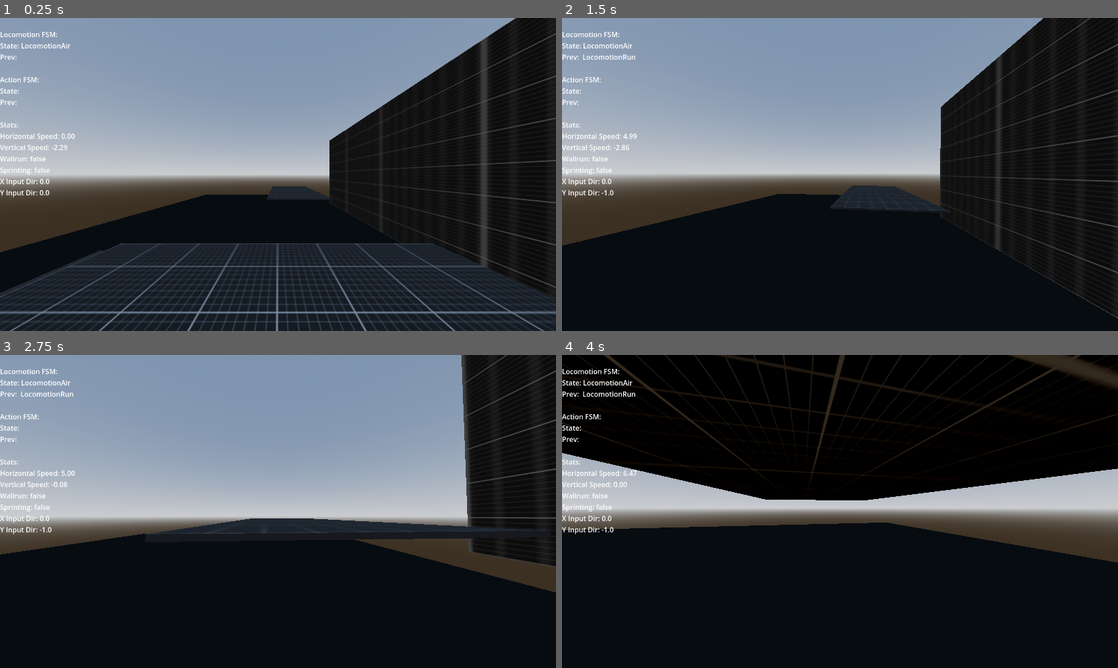
Above: before the commit, frames 1-4 (two rows, left to right).
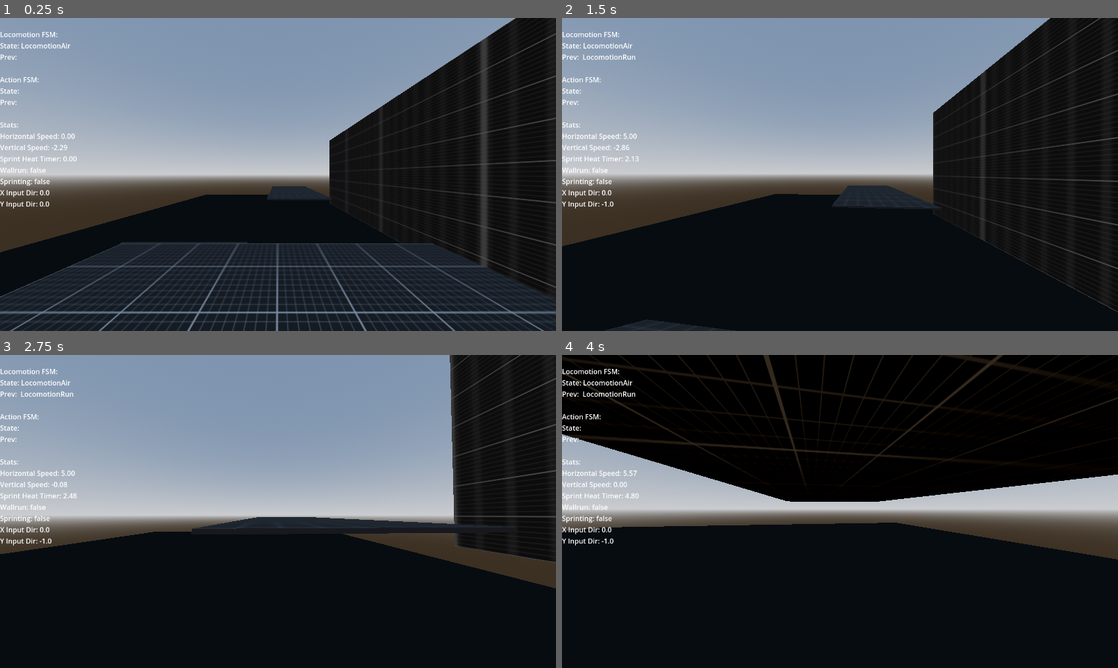
Above: after the commit, the same moments.

Repository: mdnrealdeal/parkour-game
Game: Godot game, scene res://scenes/levels/test_scene.tscn
Two runs of this game, one before a commit and one after it. Both use one fixed random seed, a clock stepped at 60 frames per second and the inputs below.
Inputs (mouse positions are in pixels of both pictures, inside the frame that each line leads up to):
- Up to frame 1 (0.25 s): no input
- Up to frame 2 (1.5 s): tap Enter at 0.5 s; move the mouse to (867, 174) at 0.52 s; hold W (move_forward) from 0.53 s (still down); tap Shift (dash) at 0.6 s; tap Space (jump) at 0.77, 0.8, 1.07, 1.35 s; move the mouse to (812, 174) at 1.27 s
- Up to frame 3 (2.75 s): keep holding W (move_forward); tap Space (jump) at 1.52, 1.82, 2.3 s; tap Shift (dash) at 1.55 s; move the mouse to (289, 505) at 2.02 s; hold X (crouch) from 2.03 s (still down)
- Up to frame 4 (4 s): keep holding W (move_forward); move the mouse to (834, 517) at 2.77 s; release X (crouch) at 2.78 s; tap Shift (dash) at 2.85, 3.6 s; tap Space (jump) at 3.02, 3.32, 3.77, 3.8 s; move the mouse to (878, 514) at 3.52 s

The runs differ from the first frame. In frame 1, 0.7% of the frame differs, in the area x 0-45%, y 44-89%; in frame 2, 2.9%; in frame 3, 4.1%; in frame 4, 7.1%, in the area x 0-100%, y 0-67%.

Commit message:
misc changes

Diff:
--- a/entities/player/player.tscn
+++ b/entities/player/player.tscn
@@ -15,7 +15,7 @@
 
 [node name="Player" type="CharacterBody3D"]
 script = ExtResource("1_ucweq")
-mouse_sensitivity = 24
+mouse_sensitivity = 18
 move_stats = ExtResource("2_8fjmc")
 
 [node name="CollisionShape3D" type="CollisionShape3D" parent="."]
--- a/project.godot
+++ b/project.godot
@@ -22,16 +22,13 @@
 gdscript/warnings/unassigned_variable=2
 gdscript/warnings/untyped_declaration=2
 
-[debug_draw_3d]
-
-settings/addon_root_folder="res://addons/debug_draw_3d"
-
 [display]
 
 window/size/viewport_width=1280
 window/size/viewport_height=720
 window/size/resizable=false
-window/size/extend_to_title=true
+window/size/borderless=true
+window/size/always_on_top=true
 window/vsync/vsync_mode=2
 
 [input]
@@ -71,9 +68,19 @@
 "events": [Object(InputEventKey,"resource_local_to_scene":false,"resource_name":"","device":-1,"window_id":0,"alt_press …(192 unchanged characters)…
 ]
 }
-game_pause={
+game_quit={
 "deadzone": 0.2,
 "events": [Object(InputEventKey,"resource_local_to_scene":false,"resource_name":"","device":-1,"window_id":0,"alt_press …(195 unchanged characters)…
+]
+}
+toggle_pause={
+"deadzone": 0.2,
+"events": [Object(InputEventKey,"resource_local_to_scene":false,"resource_name":"","device":-1,"window_id":0,"alt_pressed":false,"shift_pressed":false,"ctrl_pressed":false,"meta_pressed":false,"pressed":false,"keycode":0,"physical_keycode":4194306,"key_label":0,"unicode":0,"location":0,"echo":false,"script":null)
+]
+}
+capture_focus={
+"deadzone": 0.2,
+"events": [Object(InputEventMouseButton,"resource_local_to_scene":false,"resource_name":"","device":-1,"window_id":0,"alt_pressed":false,"shift_pressed":false,"ctrl_pressed":false,"meta_pressed":false,"button_mask":1,"position":Vector2(142, 22),"global_position":Vector2(151, 70),"factor":1.0,"button_index":1,"canceled":false,"pressed":true,"double_click":false,"script":null)
 ]
 }
 
--- a/resources/player_movementstats.tres
+++ b/resources/player_movementstats.tres
@@ -5,18 +5,18 @@
 [resource]
 script = ExtResource("1_56aya")
 speed = 5.0
-friction = 8.0
+friction = 9.0
 sprint_speed = 6.25
 sprint_acceleration = 4.0
-time_before_sprinting = 3.0
 air_acceleration = 7.0
 max_air_jumps = 0
 jump_force = 4.0
-dash_speed = 11.0
-dash_duration = 0.01
-dash_cooldown = 1.0
-wallrun_jump_force_side = 4.0
-wallrun_jump_force_up = 4.0
+dash_speed = 8.0
+dash_duration = 0.05
+dash_cooldown = 0.5
+wallrun_jump_force_side = 4.5
+wallrun_jump_force_forward = 6.5
+wallrun_jump_force_up = 4.5
 wallrun_gravity_mult = 0.15
 wallrun_linger_duration = 0.01
 wallrun_cooldown = 1.0
--- a/scenes/levels/test_scene.tscn
+++ b/scenes/levels/test_scene.tscn
@@ -88,9 +88,9 @@
 material = SubResource("StandardMaterial3D_kljt5")
 
 [node name="CSGBox3D3" type="CSGBox3D" parent="Level"]
-transform = Transform3D(0.8660253, 0.49999988, 0, -0.49999988, 0.8660253, 0, 0, 0, 1, 7.2, -2.2, 2.5)
+transform = Transform3D(-3.7855166e-08, -2.1855687e-08, -0.99999994, -0.49999985, 0.86602527, 0, 0.8660253, 0.49999988, -4.371139e-08, 2.9999998, -2.15, 7.086602)
 use_collision = true
-size = Vector3(5, 0.1, 4)
+size = Vector3(4.8, 0.1, 4)
 material = SubResource("StandardMaterial3D_kljt5")
 
 [node name="CSGCylinder3D" type="CSGCylinder3D" parent="Level"]
--- a/scripts/_FSMs/locoLayer/locomotion_dash.gd
+++ b/scripts/_FSMs/locoLayer/locomotion_dash.gd
@@ -11,10 +11,13 @@
 	if actor_ref.input_dir.length() > 0:
 		_dash_direction = (actor_ref.transform.basis *
 		Vector3(actor_ref.input_dir.x, 0, actor_ref.input_dir.y)).normalized()
+		#clampf(actor_ref.input_dir.y, -0.7, 1)
 	else:
-		var cam_forward: Vector3 = -actor_ref.head.global_transform.basis.z
+		var cam_forward: Vector3 = actor_ref.head.global_transform.basis.z
 		cam_forward.y = 0
 		_dash_direction = cam_forward.normalized()
+
+	actor_ref.blackboard.run_time += 2.0
 
 	actor_ref.velocity = _dash_direction * actor_ref.move_stats.dash_speed
 	_duration = actor_ref.move_stats.dash_duration
@@ -30,4 +33,7 @@
 		transition_requested.emit(self, LocomotionAir)
 
 func can_interrupt(_delta: float) -> bool:
-	return actor_ref.request_to_dash and actor_ref.blackboard.is_dash_ready() and actor_ref.is_on_floor()
+	if not actor_ref.request_to_dash: return false
+	if not actor_ref.blackboard.is_dash_ready(): return false
+	if not actor_ref.is_on_floor(): return false
+	return true
--- a/scripts/_FSMs/locoLayer/locomotion_wallrun.gd
+++ b/scripts/_FSMs/locoLayer/locomotion_wallrun.gd
@@ -108,7 +108,7 @@
 	actor_ref.velocity.x = lerp(actor_ref.velocity.x, target_velocity.x, actor_ref.move_stats.acceleration * delta)
 	actor_ref.velocity.z = lerp(actor_ref.velocity.z, target_velocity.z, actor_ref.move_stats.acceleration * delta)
 
-	actor_ref.velocity -= _wall_normal * 0.25
+	actor_ref.velocity -= _wall_normal * 0.5
 
 func do_wall_jump() -> bool:
 	if actor_ref.request_to_jump:
--- a/scripts/misc/pause_manager.gd
+++ b/scripts/misc/pause_manager.gd
@@ -2,8 +2,12 @@
 extends Node
 
 var paused: bool = false
+var fullscreen_toggle: bool = false
 
 func _ready() -> void:
+	if not OS.has_feature("editor"):
+		DisplayServer.window_set_mode(DisplayServer.WINDOW_MODE_EXCLUSIVE_FULLSCREEN)
+
 	Input.set_mouse_mode(Input.MOUSE_MODE_CAPTURED)
 	process_mode = Node.PROCESS_MODE_ALWAYS
 
@@ -13,12 +17,16 @@
 
 func unpause_game() -> void:
 	Input.set_mouse_mode(Input.MOUSE_MODE_CAPTURED)
+	DisplayServer.window_set_mode(DisplayServer.WINDOW_MODE_WINDOWED)
 	get_tree().paused = false
 
 func _unhandled_key_input(event: InputEvent) -> void:
-	if event.is_action_pressed("game_pause"):
-		paused = !paused
+	if event.is_action_pressed("toggle_pause"):
+		paused = not paused
 		if paused:
 			pause_game()
 		else:
 			unpause_game()
+
+	if event.is_action_pressed("game_quit"):
+		get_tree().quit()
--- a/scripts/player/player.gd
+++ b/scripts/player/player.gd
@@ -3,6 +3,7 @@
 
 const SENS_HUMAN_MOD = 0.0001
 const CURVE_ASSIST_STRENGTH = 1.25
+const BASE_RESOLUTION_WIDTH = 1920
 
 @export_range(0, 100, 1) var mouse_sensitivity: int = 30
 
@@ -37,7 +38,7 @@
 		var sens_mult: float = _add_camera_magnetism(event)
 
 		var final_sensitivity: float = (mouse_sensitivity * SENS_HUMAN_MOD) * sens_mult
-		#print(final_sensitivity)
+		#print("final sens is: ", final_sensitivity)
 
 		rotate_y(-event.relative.x * final_sensitivity)
 		head.rotate_x(-event.relative.y * final_sensitivity)
@@ -73,7 +74,7 @@
 	const MAX_MOUSE_DAMPENER_AWAY: float = 0.1
 
 	if alignment > DEADZONE:
-		var raw_tension: float = clamp((alignment - 0.1) / 0.8, 0.0, 1.0)
+		var raw_tension: float = clamp((alignment - DEADZONE) / 0.8, 0.0, 1.0)
 		var curved_tension: float = raw_tension * raw_tension
 
 		if moving_away:
--- a/scripts/ui/_debug/label_state_display.gd
+++ b/scripts/ui/_debug/label_state_display.gd
@@ -73,6 +73,7 @@
 	Stats:
 	Horizontal Speed: %.2f
 	Vertical Speed: %.2f
+	Sprint Heat Timer: %.2f
 	Wallrun: %s
 	Sprinting: %s
 	X Input Dir: %s
@@ -81,6 +82,7 @@
 		loco_current, loco_prev,
 		action_current, action_prev,
 		h_vel, v_vel,
+		actor.blackboard.run_time,
 		str(actor.blackboard.is_wall_running),
 		str(actor.blackboard.is_sprinting),
 		inputdir_x, inputdir_y
Not shown, added: export_presets.cfg
